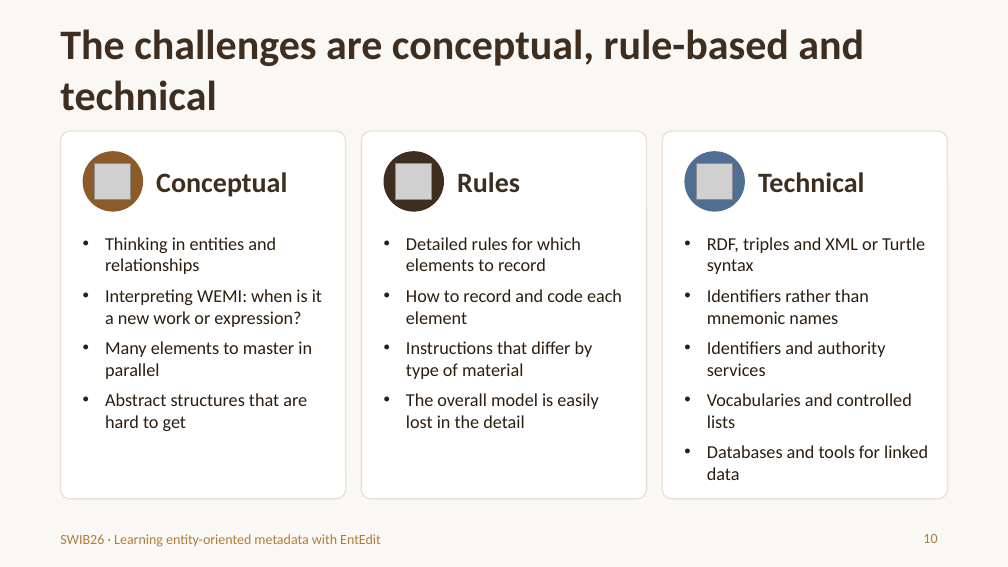
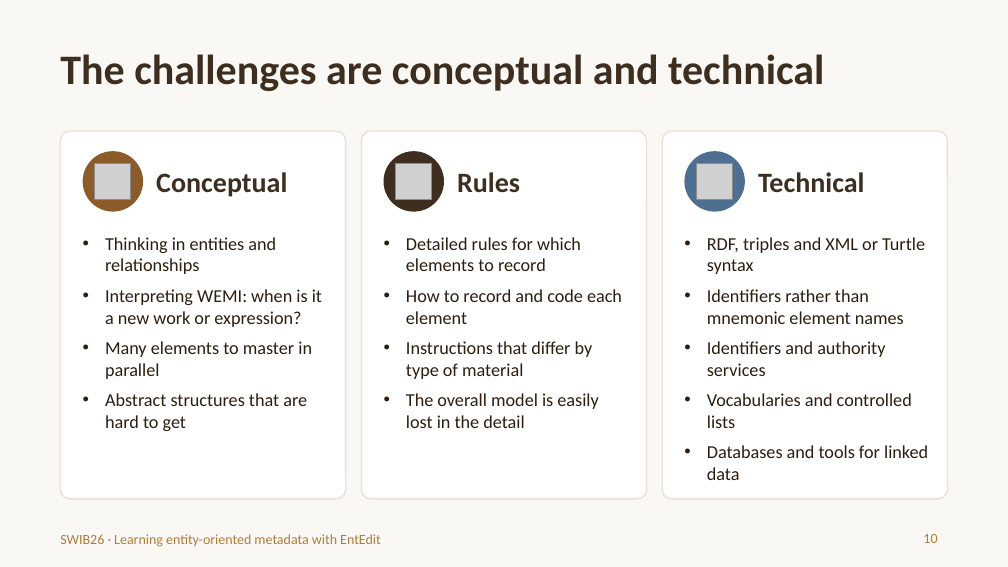
Before and after one commit to trondaal/EntEdit, a slide deck: slide 10 of swib26/EntEdit-SWIB26-introduction.pptx. Drawn at 1008x567 pixels with LibreOffice and Linux fonts; fonts in the diff are those of the drawing; grey boxes stand for pictures. Boxes give left, top, right and bottom in pixels: in the first picture for what was removed or moved away, otherwise in the second. Text is boxed around its words. In the diff, an @@ line names an element or a change of style, - is before the commit and + after.

```diff
--- a/swib26/EntEdit-SWIB26-introduction.pptx
+++ b/swib26/EntEdit-SWIB26-introduction.pptx
@@ title at (60,54,824,91): text changed @@
-The challenges are conceptual, rule-based and technical
+The challenges are conceptual and technical
@@ text at (707,289,904,324): text changed @@
-• Identifiers rather than mnemonic names
+• Identifiers rather than mnemonic element names
```
Also in this commit, not shown: 5 other slides changed, 1 slide added.
